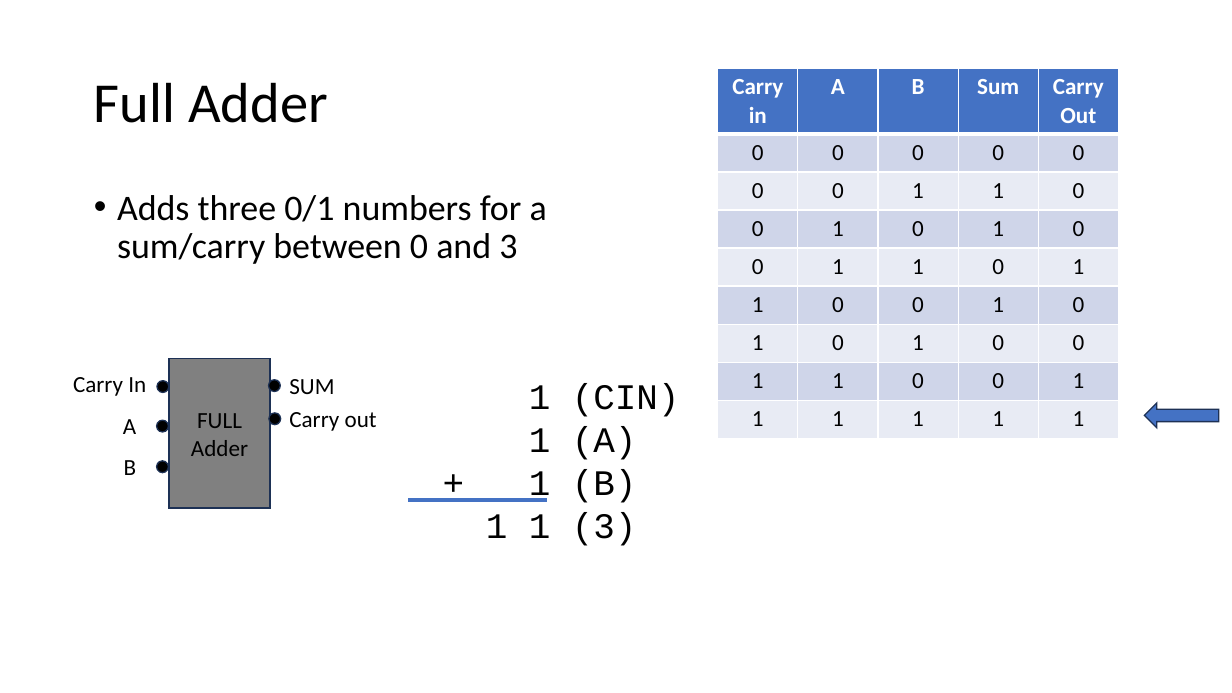
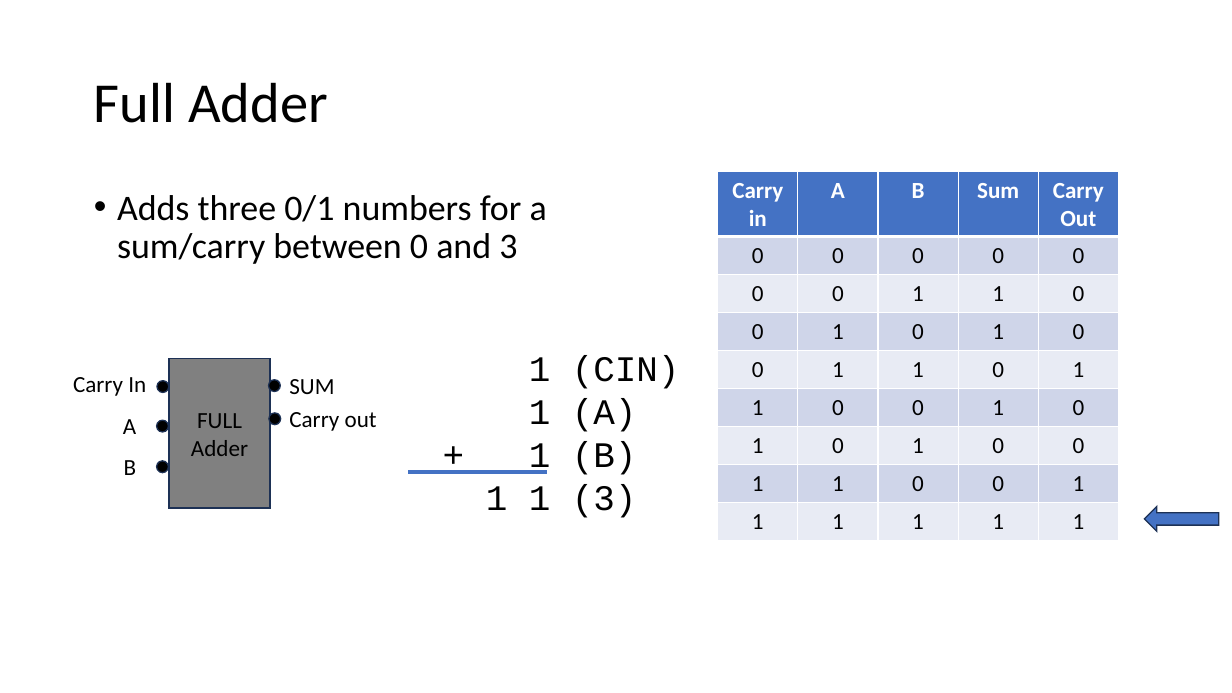
Before and after one commit to csev/ca4e, a slide deck: slide 20 of lectures/04-DigitalLogic.pptx. Drawn at 1232x693 pixels with LibreOffice and Linux fonts; fonts in the diff are those of the drawing. Boxes give left, top, right and bottom in pixels: in the first picture for what was removed or moved away, otherwise in the second. Text is boxed around its words. In the diff, an @@ line names an element or a change of style, - is before the commit and + after.

```diff
--- a/lectures/04-DigitalLogic.pptx
+++ b/lectures/04-DigitalLogic.pptx
@@ table: place and size @@
-table at [718,68,1120,437]
+table at [718,172,1120,541]
@@ text "1 (CIN)": place and size @@
-text "1 (CIN)" at [486,384,680,546]
+text "1 (CIN)" at [486,355,680,518]
@@ line moved from (409, 500) - (547, 500) to (409, 472) - (547, 472) @@
@@ right arrow: place and size @@
-right arrow at [1144,403,1219,428]
+right arrow at [1144,506,1219,531]
```
Also in this commit, not shown: 10 other slides changed, 2 other files.
